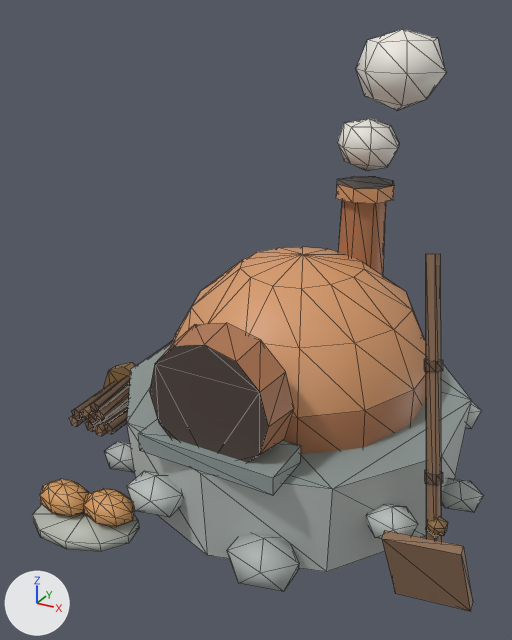
Renders of the glTF model godot/art/models/oven.glb from each side of a commit.
The view is the same before and after, from a 50 mm lens placed at (0.97, -2.0, 1.56), pointed at (-0.08, -0.08, 0.6). Every picture has the same lights, and +X, +Y and +Z are marked at lower left. The first picture is the older version. Mesh edges are drawn as thin lines.

Objects in the first picture: 'body', 'body_nl'.
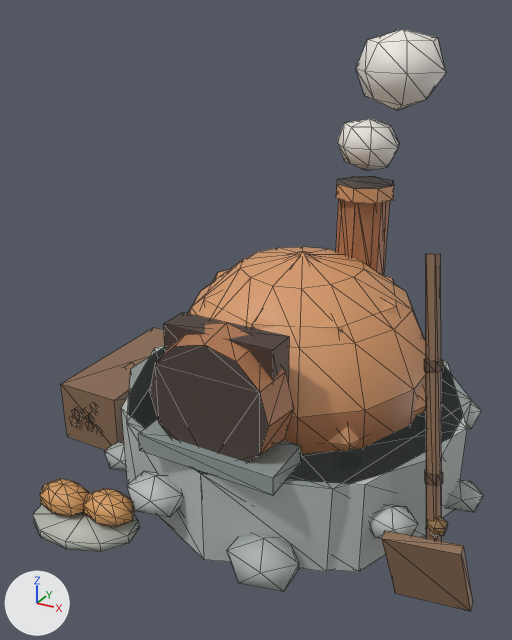
What changed in the scene script:
```text
Add me_body__far:
    me_body__far.from_pydata(...)  # a UV sphere (8 segments, 4 rings, poles along z) spanning x -0.48..0.48, y -0.41..0.59, z -0.11..0.81; an 8-sided cylinder along z spanning x -0.62..0.62, y -0.57..0.67, z 0.0..0.32; a 6-sided cylinder along z spanning x 0.042..0.198, y 0.24..0.42, z 0.62..1.0; a box spanning x -0.85..-0.59, y -0.25..0.35, z 0.0..0.24; a box spanning x -0.18..0.18, y -0.47..-0.37, z 0.42..0.72
    me_body__far.materials.append(mat_defaultmaterial_001)
Add ob_body__far:
    ob_body__far = bpy.data.objects.new('body__far', me_body__far)
    ob_body__far.location = (0.0, 0.0, 0.0)
```

What differs and where, as boxes [x1, y1, x2, y2] in the pictures (512 x 640 px):
'body__far', added: after [61, 199, 467, 572]
